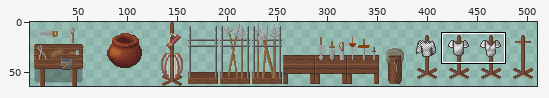
One commit to this sprite sheet: graphics/tiles/woodland_indoor_x2.png. Above, an overview of the earlier version with the close-up marked.
Close-up. First the earlier version:
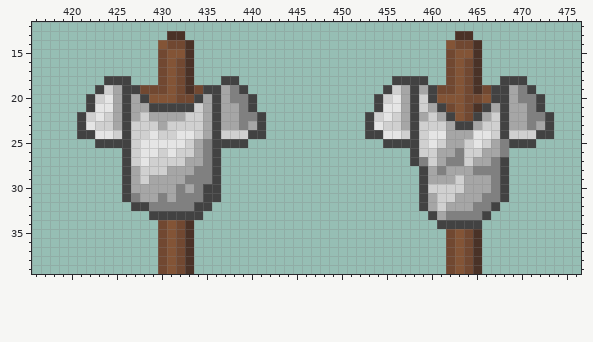
The file is 512x64 pixels. Pixels under 10% opacity are left out. Colours within 5 levels of each other are drawn and written as one. Shown: x 416..476, y 12..39. The wide view leaves out empty margins.
Now the later version:
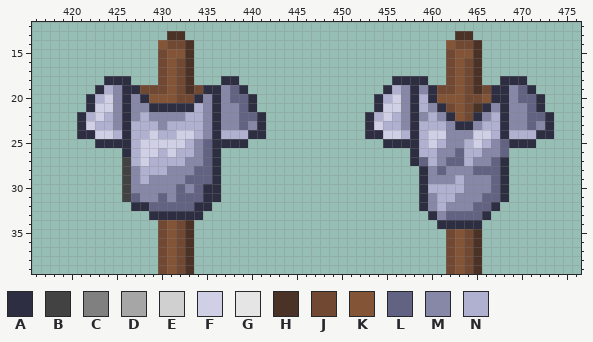
Palette (. is transparent): A #2e2e42  B #424242  C #808080  D #a6a6a6  E #d0d0d0  F #cfcfe5  G #e5e5e5  H #4a3227  J #714831  K #835436  L #626282  M #8787a8  N #b0b0d0
From old to new:
@@ x 416..476 @@
 17 ..............JKJH............................JKJH...........
-18 ........BBB...JKJH...BB.................BBBB..JKJH..BBB......
-19 .......BEDBBJJJKJHJBBDCB...............BEDBDBJJKJHJBBDCB.....
-20 ......BEGDBDBKKKJJBDBDCCB.............BEGDBEBKKKJJKBBDCCB....
-21 ......BGGDBDDBBBBBEDBDDCB.............BGGDBEDBJKJHBDBDDCB....
-22 .....BEGEDBDEDDDDEEDBDDCCB...........BEGEDBDEDBKJBDEBDDCCB...
-23 .....BGEEDBEEEDEEEEDBDDCDB...........BGEEDBEEEDBBDEEBDDCDB...
-24 .....BBGGEBEEGEEGGEDBEEEBB...........BBGGEBEGGDDDGGEBEEEBB...
-25 .......BBBBEGGGGGEDCBBBB...............BBBBEGEDDEGEDCBBB.....
-26 ..........BEGGEGEEDCB.....................BEEDDCEEDDC........
-27 ..........BEGEEEEDDCB.....................BCEDCCEDDCB........
-28 ..........BDEEEDDDCCB......................BDCDDDCCCB........
-29 ..........BDEDDDDCCCB......................BDDDEDDDCB........
-30 ..........BDDDDDCDCBB......................BEEEEDDDCB........
-31 ..........BCDDCDCCCBB......................BDEEDDDCCB........
-32 ...........BBCCCCCBB.......................BDEDDDCCB.........
-33 .............BBBBBB.........................BDCCCCB..........
-34 ..............JKJH...........................BBBBB...........
+18 ........AAA...JKJH...AA.................AAAA..JKJH..AAA......
+19 .......ANMAAJJJKJHJAAMLA...............ANMAMAJJKJHJAAMLA.....
+20 ......ANFMAMAKKKJJAMAMLLA.............ANFMANAKKKJJKAAMLLA....
+21 ......AFFMAMMAAAAANMAMMLA.............AFFMANMAJKJHAMAMMLA....
+22 .....ANFNMAMNMMMMNNMAMMLLA...........ANFNMAMNMAKJAMNAMMLLA...
+23 .....AFNNMANNNMNNNNMAMMLMA...........AFNNMANNNMAAMNNAMMLMA...
+24 .....AAFFNANNFNNFFNMANNNAA...........AAFFNANFFMMMFFNANNNAA...
+25 .......AAAANFFFFFNMLAAAA...............AAAANFNMMNFNMLAAA.....
+26 ..........ANFFNFNNMLA.....................ANNMMLNNMML........
+27 ..........BNFNNNNMMLA.....................ALNMLLNMMLA........
+28 ..........BMNNNMMMLLA......................AMLMMMLLLA........
+29 ..........BMNMMMMLLLA......................AMMMNMMMLA........
+30 ..........BMMMMMLMLAA......................ANNNNMMMLA........
+31 ..........BLMMLMLLLAA......................AMNNMMMLLA........
+32 ...........AALLLLLAA.......................AMNMMMLLA.........
+33 .............AAAAAA.........................AMLLLLA..........
+34 ..............JKJH...........................AAAAA...........
 35 ..............JKJH............................JKJH...........
Changed places in both close-ups, as pixel boxes (x1, y1, x2, y2):
changed: (77, 76, 266, 220)
changed: (365, 76, 554, 229)
